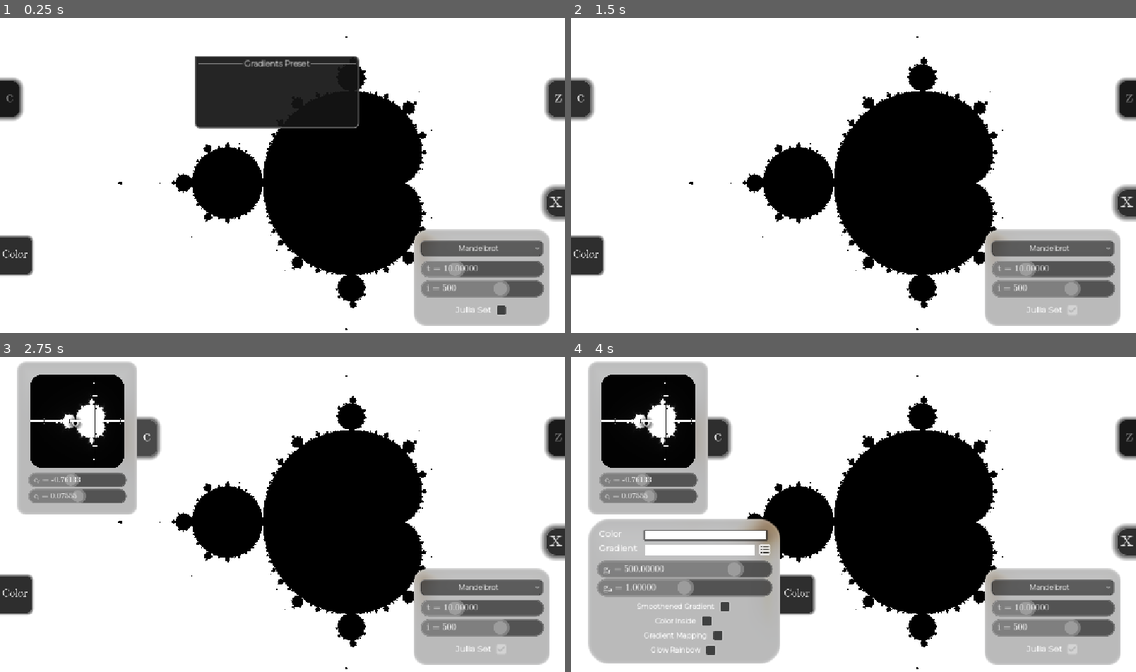
Above: before the commit, frames 1-4 (two rows, left to right).
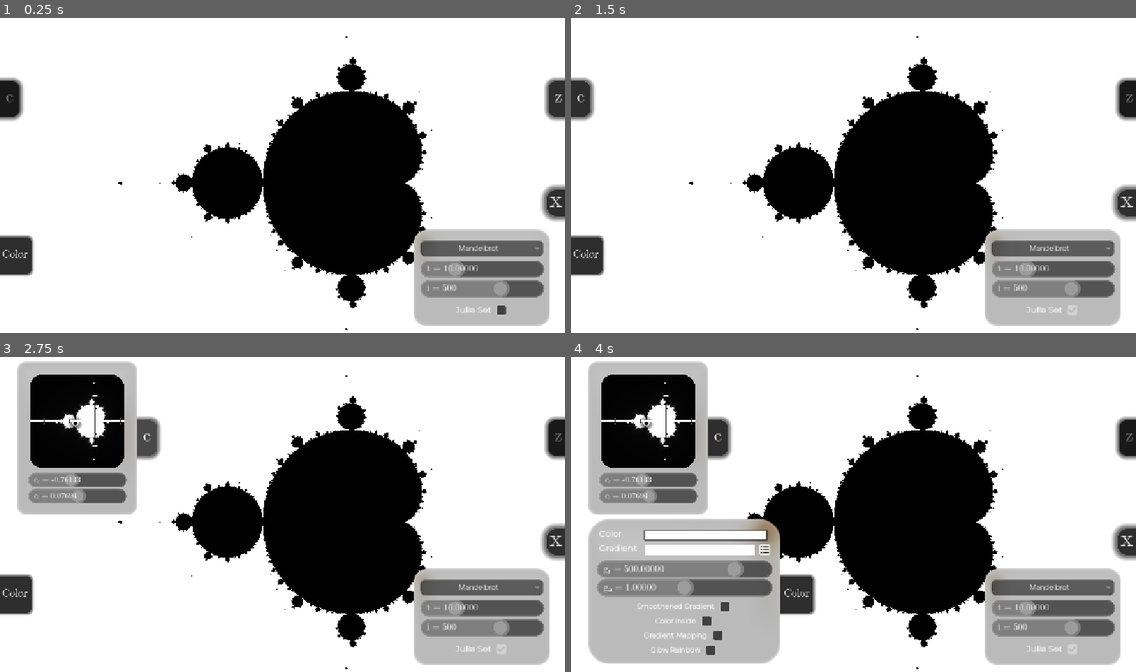
Above: after the commit, the same moments.

Repository: ADOGamedev/Fractals
Game: Godot game, scene res://scenes/main.tscn
The game is run twice, just before and just after one commit, with the same random seed, the same clock (stepped at 60 frames per second) and the same inputs.
Inputs (mouse positions are in pixels of both pictures, inside the frame that each line leads up to):
- Up to frame 1 (0.25 s): no input
- Up to frame 2 (1.5 s): click "Mandelbrot" at 0.5 s; click (1073, 310) at 1.25 s
- Up to frame 3 (2.75 s): click "c" at 2 s
- Up to frame 4 (4 s): click "Color" at 2.75 s; click (723, 605) at 3.5 s

The runs differ from the first frame. In frame 1, 5.2% of the frame differs, in the area x 34-64%, y 12-36%; in frame 2, nothing differs; in frame 3, less than 0.1%; in frame 4, less than 0.1%.
Error in both runs: Invalid access to property or key 'grad' on a base object of type 'Nil'. (res://src/madelbrot_fractal/mandelbrot_color_widget.gd:18)

Commit message:
Release v1.0

Diff:
--- a/assets/gradients/ice.tres
+++ b/assets/gradients/ice.tres
@@ -1,4 +1,4 @@
-[gd_resource type="Gradient" format=3]
+[gd_resource type="Gradient" format=3 uid="uid://bsksjnvvwn77v"]
 
 [resource]
 offsets = PackedFloat32Array(0.007491027, 0.105456054, 0.24101019, 0.9999996, 1)
--- a/project.godot
+++ b/project.godot
@@ -13,7 +13,10 @@
 config/name="Fractals"
 run/main_scene="uid://rnpr5d1l6bsu"
 config/features=PackedStringArray("4.6")
+boot_splash/stretch_mode=4
+boot_splash/image="uid://bwyliisd1lda0"
 config/icon="uid://b80r2ipuo7g1d"
+boot_splash/minimum_display_time=200
 
 [autoload]
 
@@ -22,6 +25,7 @@
 
 [display]
 
+window/size/mode=2
 window/stretch/mode="canvas_items"
 
 [input]
--- a/scenes/mandelbrot_color_widget.tscn
+++ b/scenes/mandelbrot_color_widget.tscn
@@ -163,7 +163,6 @@
 oversampling_override = 1.0
 position = Vector2i(397, 83)
 size = Vector2i(337, 158)
-visible = true
 theme = ExtResource("2_avj2j")
 theme_override_styles/panel = SubResource("StyleBoxFlat_t1ain")
 theme_override_styles/hover = SubResource("StyleBoxFlat_dh67l")
--- a/src/autoloads/mandelbrot_config.gd
+++ b/src/autoloads/mandelbrot_config.gd
@@ -1,7 +1,7 @@
 extends Node
 
 var grad = preload("res://assets/gradients/rainbow.tres")
-var color = Color.WHITE
+var color = Color.BLACK
 var grad_attenuation = 0.36
 var grad_repetition = 500.0
 var smooth_grad = true
--- a/src/complex_number_selector/complex_grid.gd
+++ b/src/complex_number_selector/complex_grid.gd
@@ -4,7 +4,7 @@
 @export var ticks_height = 6
 
 
-func _process(delta: float) -> void:
+func _process(_delta: float) -> void:
     queue_redraw()
 
 
--- a/src/complex_number_selector/complex_number_selector.gd
+++ b/src/complex_number_selector/complex_number_selector.gd
@@ -103,6 +103,7 @@
 	%complex_part.set_value(val.y)
 
 func set_initial_complex_num(val: Vector2) -> void:
+	initial_complex_num = val
 	%real_part.initial_value = val.x
 	%complex_part.initial_value = val.y
 
--- a/src/gradient_selector/gradient_selector.gd
+++ b/src/gradient_selector/gradient_selector.gd
@@ -3,9 +3,6 @@
 @onready var single_color_selector := preload("res://scenes/single_color_gradient_selector.tscn")
 var COLOR_SELECTOR_SIZE = Vector2(11, 25)
 var grad : Gradient
-
-func _ready() -> void:
-	pass
 
 
 func _process(_delta: float) -> void:
@@ -16,6 +13,7 @@
 		var path = "res://assets/gradients/gradient_%d.tres" % time
 
 		ResourceSaver.save(grad, path)
+
 
 func update_gradient_based_on_selectors() -> void:
 	grad = Gradient.new()
@@ -106,6 +104,6 @@
 		if child.is_in_group("single_color_gradient_selector"):
 			child.queue_free()
 
-	for point_i in range(grad.get_point_count()):
+	for point_i in range(grad.get_point_count() - 1):
 		var offset = grad.get_offset(point_i)
 		add_new_single_color_selector(offset, grad.sample(offset))
--- a/src/madelbrot_fractal/mandelbrot_color_widget.gd
+++ b/src/madelbrot_fractal/mandelbrot_color_widget.gd
@@ -16,6 +16,7 @@
 	%gradient_attenuation.initial_value = DEFAULT_GRADIENT_ATENUATION
 	%gradient_attenuation.set_value(DEFAULT_GRADIENT_ATENUATION)
 	%GradientSelector.set_gradient(MandelbrotConfig.grad)
+	%ColorPickerButton.color = MandelbrotConfig.color
 
 	load_gradients()
 	update_gradient(default_grad_index)
--- a/src/madelbrot_fractal/mandelbrot_fractal.gd
+++ b/src/madelbrot_fractal/mandelbrot_fractal.gd
@@ -12,7 +12,7 @@
 var Z_RINGS_FRACTAL = Vector2(1.0, 0.0)
 var C_RINGS_FRACTAL = Vector2(sqrt(2), 0.0)
 var Z_MANDELBROT = Vector2(0.0, 0.0)
-var C_MANDELBROT = Vector2(-0.76133, 0.07555)
+var C_MANDELBROT = Vector2(-0.76133, 0.07694)
 var Z_BURNING_SHIP = Vector2(0.0, 0.0)
 var C_BURNING_SHIP = Vector2(-0.4384, 0.07305)
 
Not shown, added: LICENSE.txt
Not shown, added: export_presets.cfg
Binary file added: screenshots/color_panel.png
Binary file added: screenshots/exp_panel.png
Binary file added: screenshots/main_panel.png
Binary file added: screenshots/screenshot1.png
Binary file added: screenshots/z_panel.png
Not shown, changed: .gitignore
Not shown, added: README.md
Not shown, added: assets/ADOGames_SCREEN.png
